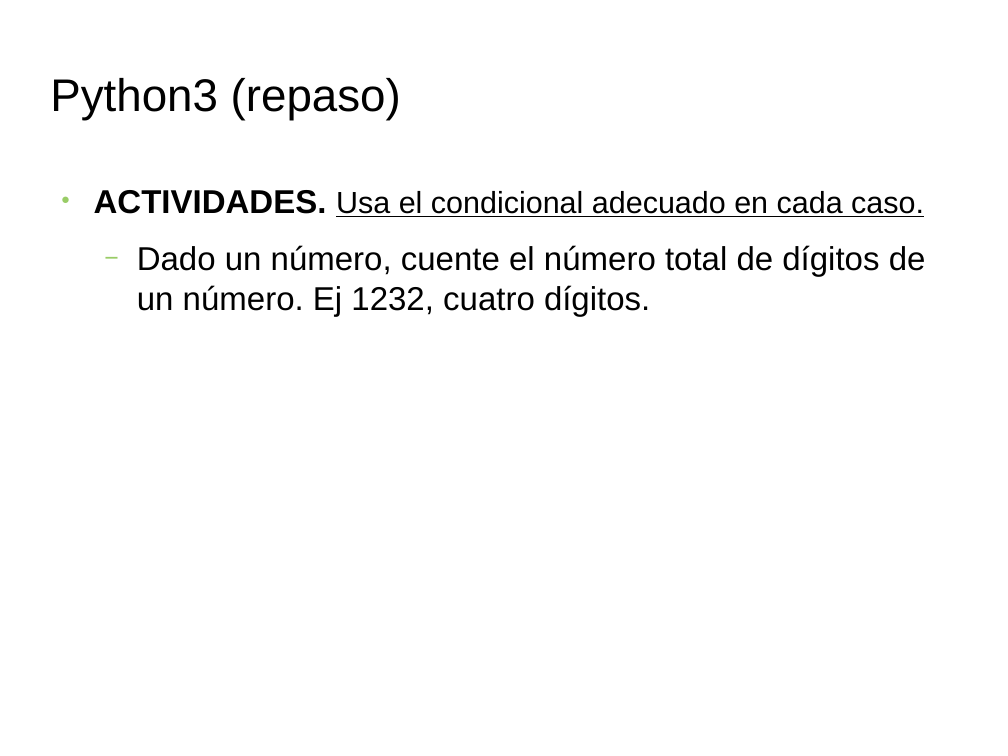
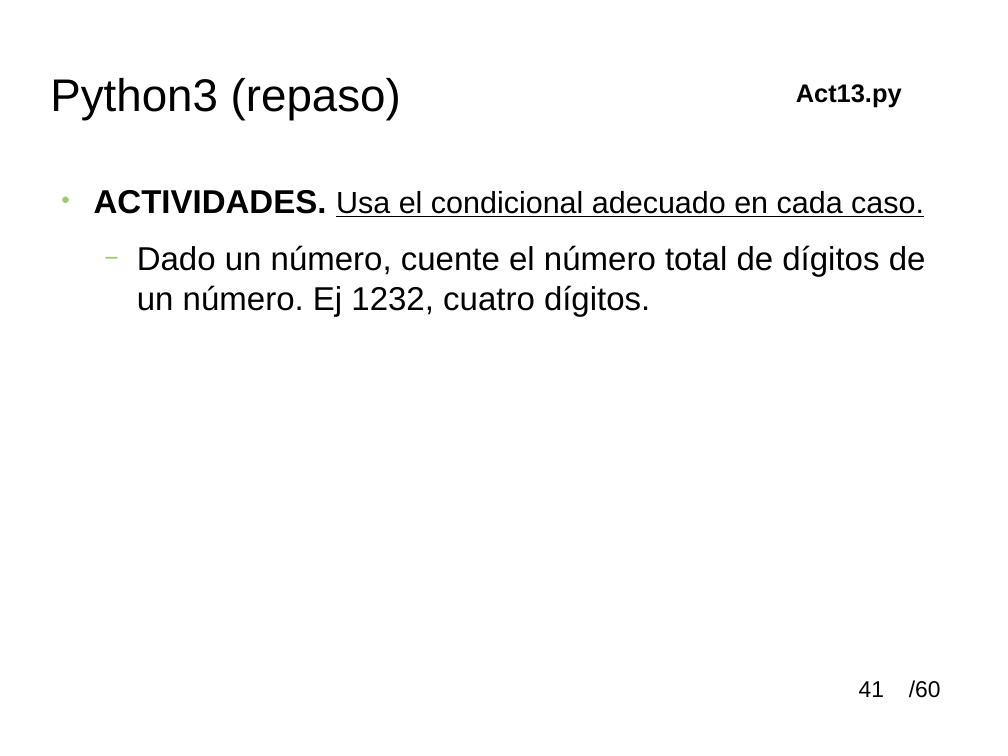
Before and after one commit to soa32123/cursoBasicoPythonSOM, a slide deck: slide 41 of material/python_tutoria_1smr.odp. Drawn at 1008x756 pixels with LibreOffice and Linux fonts; fonts in the diff are those of the drawing; background and template pictures are left out. Boxes give left, top, right and bottom in pixels: in the first picture for what was removed or moved away, otherwise in the second. Text is boxed around its words. In the diff, an @@ line names an element or a change of style, - is before the commit and + after.

```diff
--- a/material/python_tutoria_1smr.odp
+++ b/material/python_tutoria_1smr.odp
@@ text added at [796,84,902,108], 20 pt, text #000000, bold @@
+Act13.py
@@ page number added at [859,681,884,697], 18 pt, text #000000 @@
+41
@@ text added at [909,680,941,698], 18 pt, text #000000 @@
+/60
```
Also in this commit, not shown: 13 other slides changed, 2 other files.
